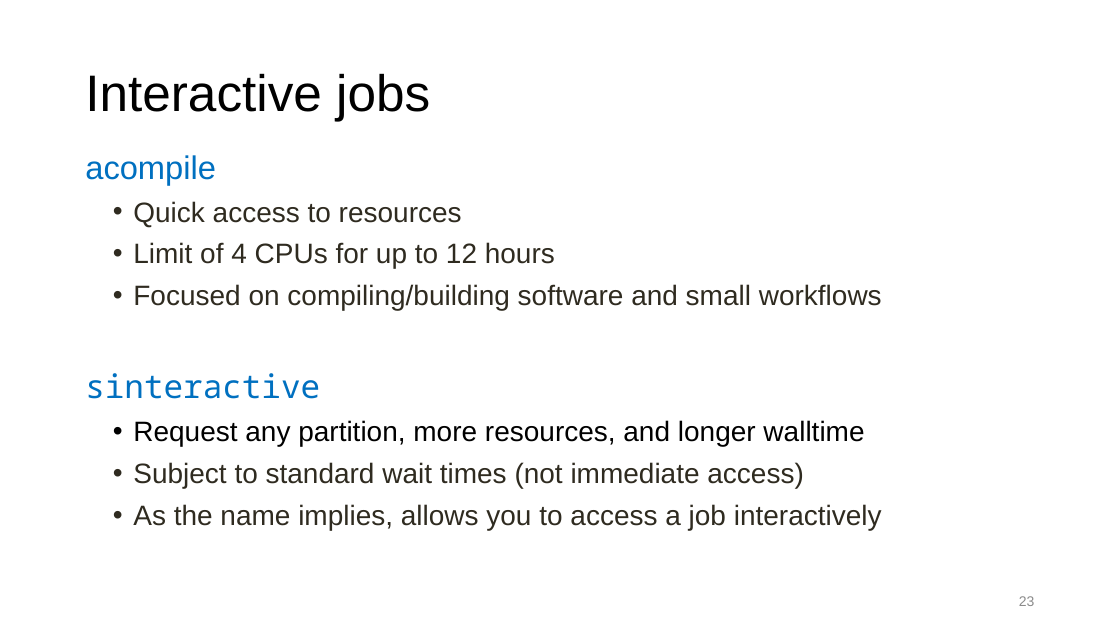
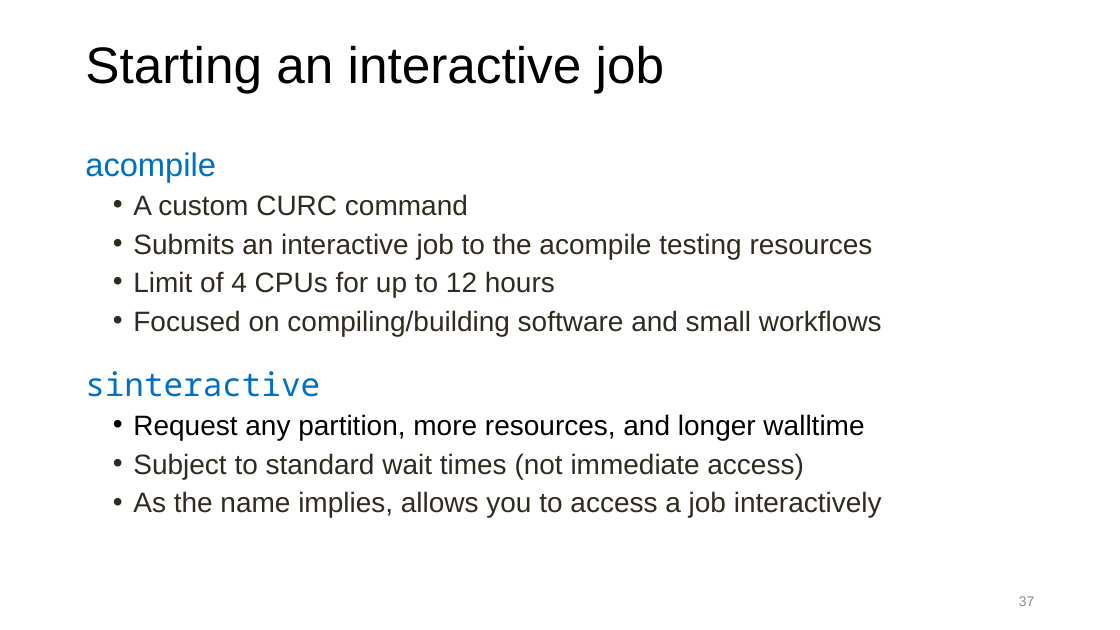
Before and after one commit to ResearchComputing/Getting_Started_With_Research_Computing, a slide deck: slide 37 of Command_Line_And_Job_Scheduling.pptx (slide 23 before the commit). Drawn at 1120x630 pixels with LibreOffice and Linux fonts; fonts in the diff are those of the drawing; background and template pictures are left out. Boxes give left, top, right and bottom in pixels: in the first picture for what was removed or moved away, otherwise in the second. Text is boxed around its words. In the diff, an @@ line names an element or a change of style, - is before the commit and + after.

Commit message:
reorganize content so that it goes from login nodes to the available resources to requesting a job

```diff
--- a/Command_Line_And_Job_Scheduling.pptx
+++ b/Command_Line_And_Job_Scheduling.pptx
@@ title at bbox=[85, 45, 664, 93]: text changed @@
-Interactive jobs
+Starting an interactive job
@@ text at bbox=[85, 152, 882, 517]: line spacing 0.9 to 0.8 @@
@@ text at bbox=[133, 194, 873, 259]: text changed @@
-• Quick access to resources
+• A custom CURC command
+• Submits an interactive job to the acompile testing resources
@@ page number at bbox=[1019, 596, 1035, 606]: text changed @@
-23
+37
```
Also in this commit, not shown: 20 other slides changed, 11 slides added, 17 slides removed, 1 other file.
